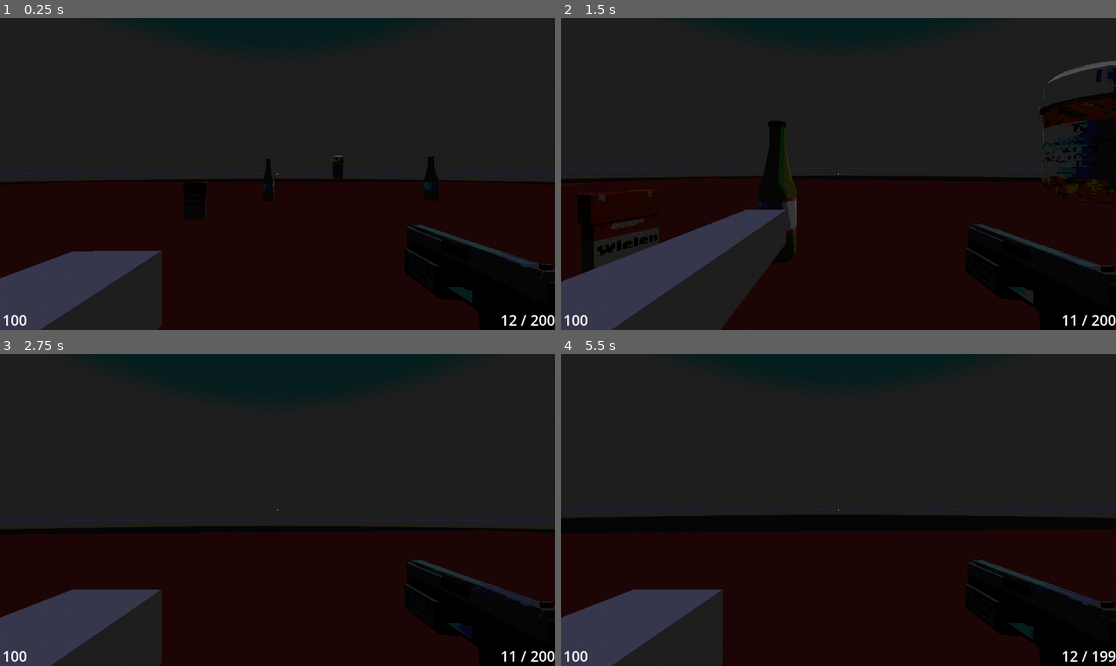
Above: before the commit, frames 1-4 (two rows, left to right).
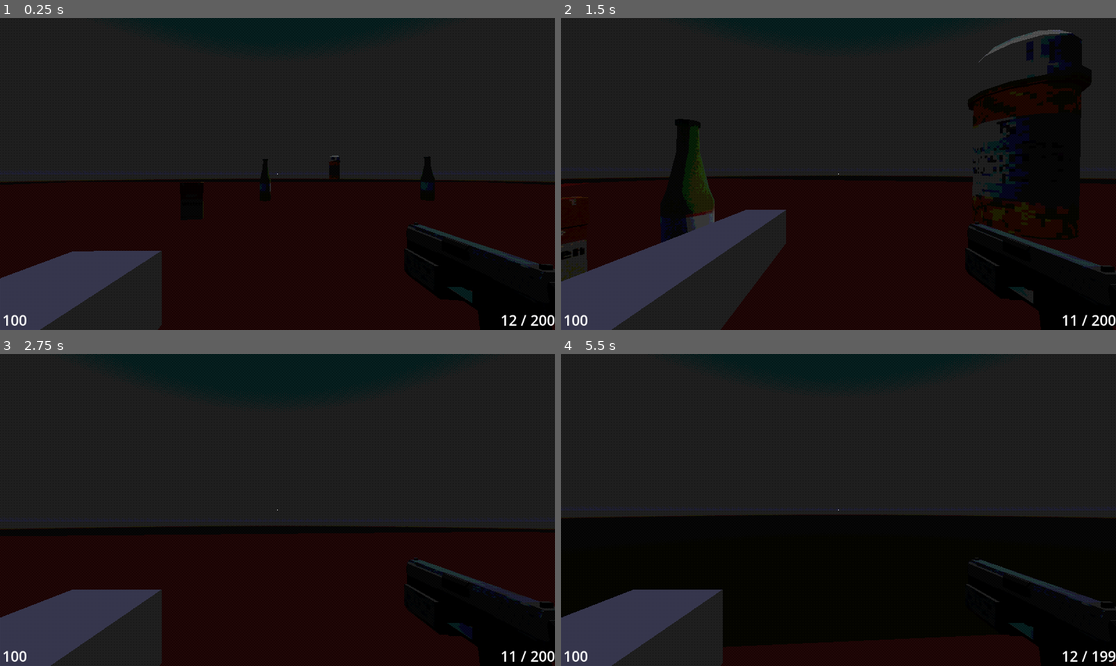
Above: after the commit, the same moments.

Repository: pobertt/Bigmode-Game-Jam-2025
Game: Godot game, scene res://map/world.tscn
The game is run twice, just before and just after one commit, with the same random seed, the same clock (stepped at 60 frames per second) and the same inputs.
Inputs (mouse positions are in pixels of both pictures, inside the frame that each line leads up to):
- Up to frame 1 (0.25 s): no input
- Up to frame 2 (1.5 s): tap Enter (ui_accept) at 0.5, 0.77 s; move the mouse to (866, 174) at 0.52 s; press the mouse at (866, 174) at 0.53 s; hold W (forward) from 0.53 s (still down); move the mouse to (810, 174) at 1.27 s; release the mouse at (810, 174) at 1.28 s; tap F (fist) at 1.35 s
- Up to frame 3 (2.75 s): keep holding W (forward); tap Enter (ui_accept) at 1.52 s; move the mouse to (288, 503) at 2.02 s; hold 1 (gun_slot_1) from 2.03 s (still down)
- Up to frame 4 (5.5 s): keep holding W (forward); move the mouse to (832, 516) at 2.77 s; release 1 (gun_slot_1) at 2.78 s; tap 2 (gun_slot_2) at 2.85 s; tap Enter (ui_accept) at 3.02, 3.77, 4.52 s; move the mouse to (877, 513) at 3.52 s; press the mouse at (877, 513) at 3.53 s; move the mouse to (794, 506) at 4.27 s; release the mouse at (794, 506) at 4.28 s; tap F (fist) at 4.35 s; move the mouse to (844, 510) at 5.02 s; hold 1 (gun_slot_1) from 5.03 s (still down)

The runs differ from the first frame. In frame 1, 0.2% of the frame differs, in the area x 32-79%, y 44-65%; in frame 2, 6.3%, in the area x 0-100%, y 3-85%; in frame 3, less than 0.1%; in frame 4, 3.3%.

Commit message:
added some player movement var, also added global sound manager

Diff:
--- a/bigmodegamejam2025/map/world.tscn
+++ b/bigmodegamejam2025/map/world.tscn
@@ -61,6 +61,7 @@
 
 [node name="TestHit" parent="." instance=ExtResource("2_k6ph8")]
 transform = Transform3D(1, 0, 0, 0, 1, 0, 0, 0, 1, 0, 0.815425, 4.04291)
+object_health = 10000
 
 [node name="Player" parent="." instance=ExtResource("1_w1kce")]
 
--- a/bigmodegamejam2025/player/player.gd
+++ b/bigmodegamejam2025/player/player.gd
@@ -1,12 +1,15 @@
 extends CharacterBody3D
 
 # Player Nodes
+
 @onready var camera : Camera3D = $Head/Camera
 
 # System Nodes
+
 @onready var gun: Node = $GunSystem
 
 # Raycast
+
 @onready var bullet_raycast : RayCast3D = $Head/Camera/Bullet_RayCast3D
 @onready var weapon_holder: Node3D = $Head/Camera/WeaponHolder
 
@@ -18,6 +21,7 @@
 var snusM : int = 1
 
 # Guns
+
 @export var current_gun : Gun = PISTOL
 var can_shoot : bool = true
 var is_reloading : bool = false
@@ -35,8 +39,15 @@
 }
 
 # Movement Var
-const SPEED = 5.0
+
+var speed = WALK_SPEED
+const WALK_SPEED = 8
 const JUMP_VELOCITY = 4.5
+
+# Headbob Vars
+const BOB_FREQ : float = 2.0
+const BOB_AMP : float = 0.1
+var t_bob : float = 0.0
 
 func _ready():
 	Global.player_ref = self
@@ -87,18 +98,35 @@
 	if Input.is_action_just_pressed("ui_accept") and is_on_floor():
 		velocity.y = JUMP_VELOCITY
 
-	# Get the input direction and handle the movement/deceleration.
-	# As good practice, you should replace UI actions with custom gameplay actions.
+	if is_on_floor():
+		if get_direction():
+			velocity.x = get_direction().x * speed
+			velocity.z = get_direction().z * speed
+		else:
+			velocity.x = lerp(velocity.x, get_direction().x * speed, delta * 7.0)
+			velocity.z = lerp(velocity.z, get_direction().x * speed, delta * 7.0)
+	else:
+		velocity.x = lerp(velocity.x, get_direction().x * speed, delta * 3.0)
+		velocity.z = lerp(velocity.z, get_direction().z * speed, delta * 3.0)
+
+	# Headbob stuff:
+	t_bob += delta * velocity.length() * float(is_on_floor())
+	camera.transform.origin = _headbob(t_bob)
+
+	# FOV stuff:
+
+	move_and_slide()
+
+func get_direction() -> Vector3:
 	var input_dir := Input.get_vector("left", "right", "forward", "back")
 	var direction := (transform.basis * Vector3(input_dir.x, 0, input_dir.y)).normalized()
-	if direction:
-		velocity.x = direction.x * SPEED * snusM
-		velocity.z = direction.z * SPEED * snusM
-	else:
-		velocity.x = move_toward(velocity.x, 0, SPEED)
-		velocity.z = move_toward(velocity.z, 0, SPEED)
+	return direction
 
-	move_and_slide()
+func _headbob(time) -> Vector3:
+	var pos = Vector3.ZERO
+	pos.y = sin(time * BOB_FREQ) * BOB_AMP
+	pos.x = cos(time * BOB_FREQ / 2) * BOB_AMP
+	return pos
 
 func switch_weapon(new_weapon : Gun):
 	if new_weapon == current_gun: # Do nothing if already using that gun
--- a/bigmodegamejam2025/project.godot
+++ b/bigmodegamejam2025/project.godot
@@ -18,6 +18,7 @@
 [autoload]
 
 Global="*res://systems/global.gd"
+SoundManager="*res://systems/sound_manager.gd"
 
 [global_group]
 
--- /dev/null
+++ b/bigmodegamejam2025/systems/sound_manager.gd
@@ -0,0 +1 @@
+extends Node
